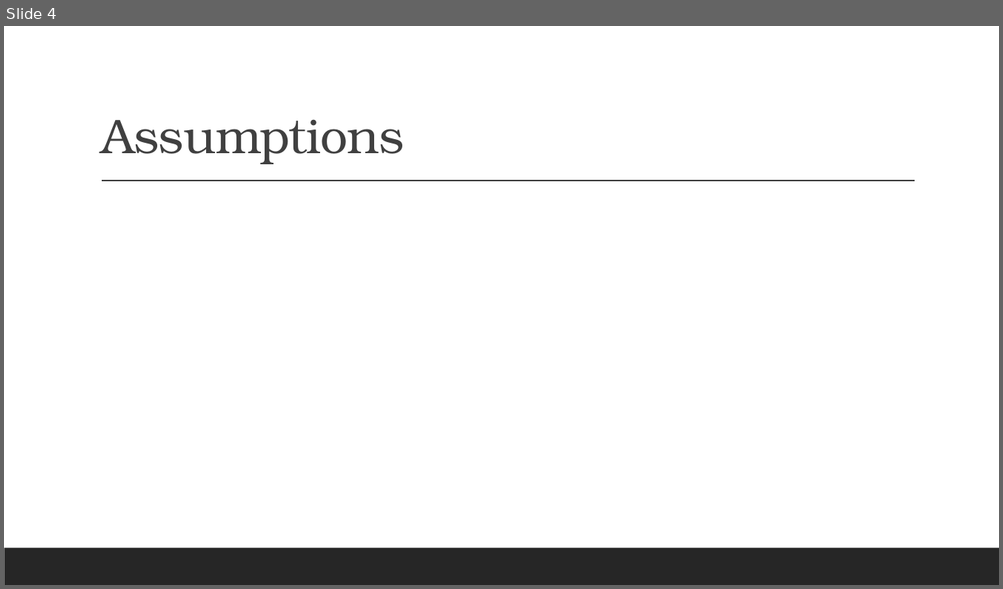
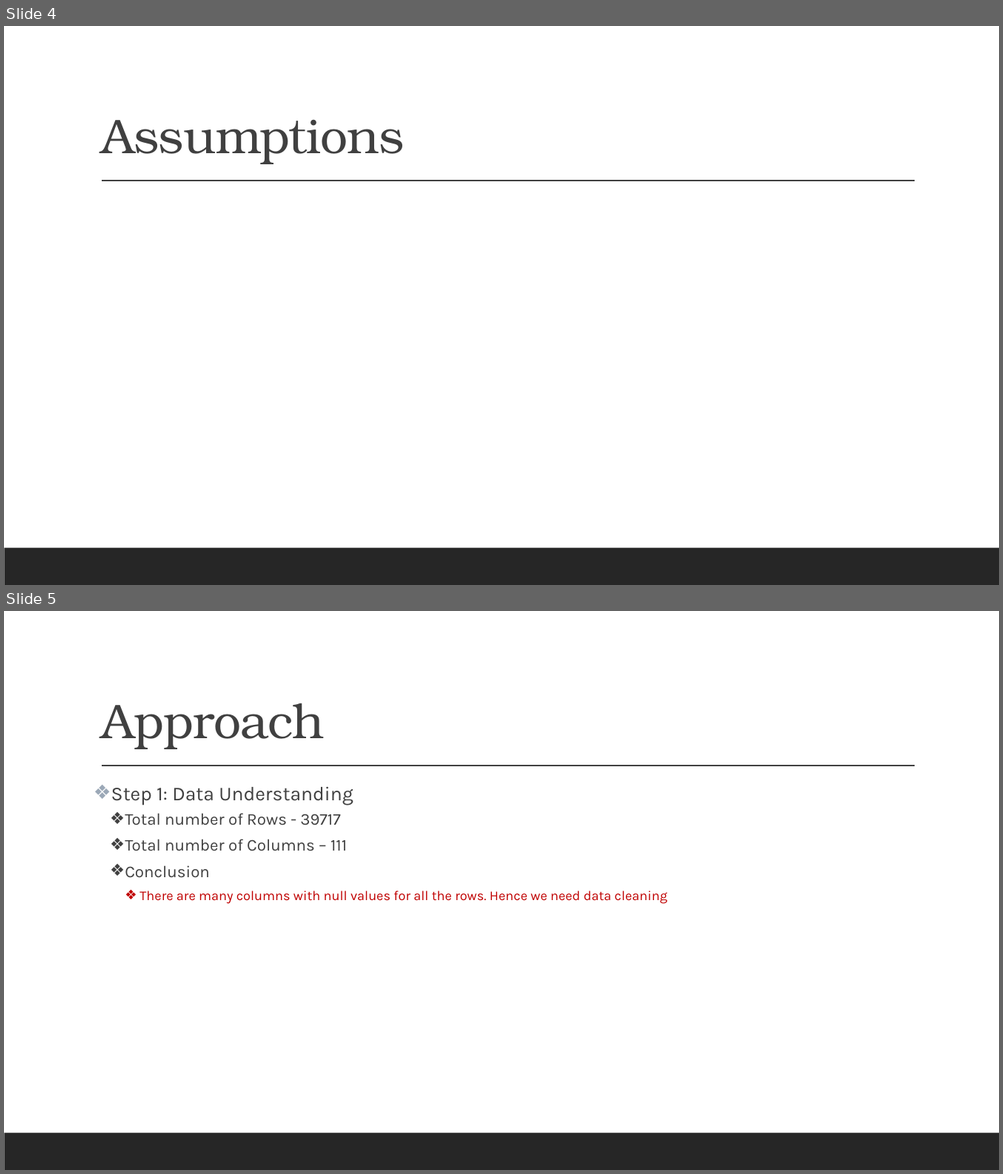
Before and after one commit to vidhyadharpandit/LendingClubCaseStudy, a slide deck: LendingClubCaseStudy-Presentation.pptx. Shown one above the other, each under a label of ours: slide 4 before the commit, slides 4 and 5 after it. The pictures are 1003x589 and 1003x1174 pixels, drawn with LibreOffice and Linux fonts; fonts in the diff are those of the drawing. Boxes give left, top, right and bottom in pixels: in the first picture for what was removed or moved away, otherwise in the second. Text is boxed around its words. In the diff, an @@ line names an element or a change of style, - is before the commit and + after.

```diff
--- a/LendingClubCaseStudy-Presentation.pptx
+++ b/LendingClubCaseStudy-Presentation.pptx
@@ slide 5 added at [4,611,999,1170], background #FFFFFF; not listed: 2 template elements that a slide beside it also shows @@
@@ title added at [101,703,324,749], 47 pt, text #404040 @@
+Approach
@@ text added at [111,786,667,904], 13 pt, text #404040 @@
+❖ Step 1: Data Understanding
+  ❖ Total number of Rows - 39717
+  ❖ Total number of Columns – 111
+  ❖ Conclusion
+    ❖ There are many columns with null values for all the rows. Hence we need data cleaning
```
Also in this commit, not shown: 3 slides changed, 13 other slides added, 2 slides removed, 7 other files.
